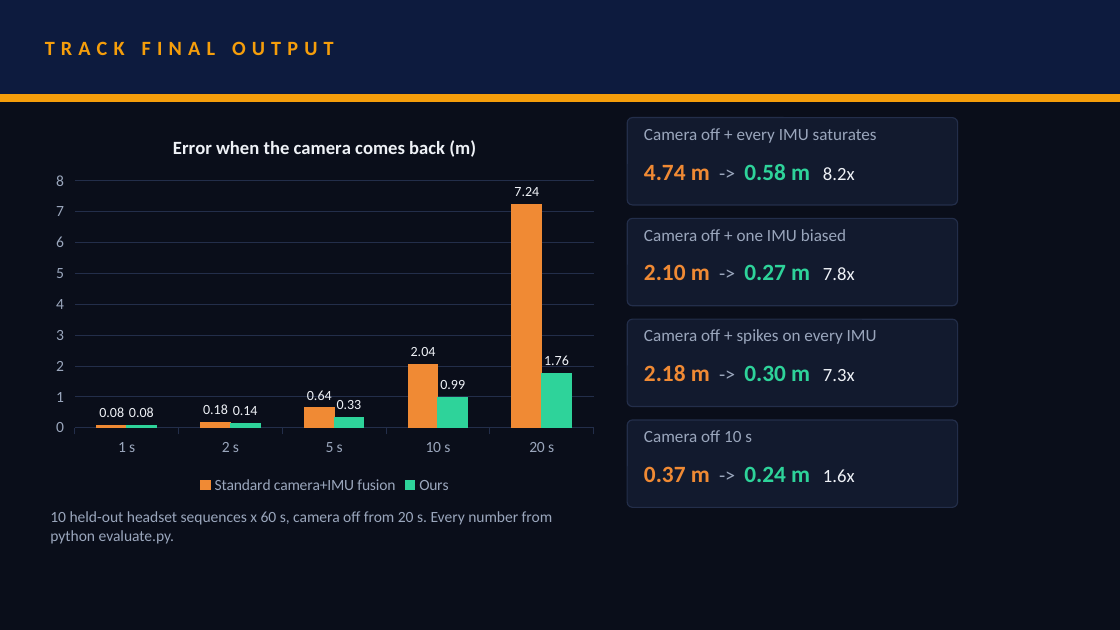
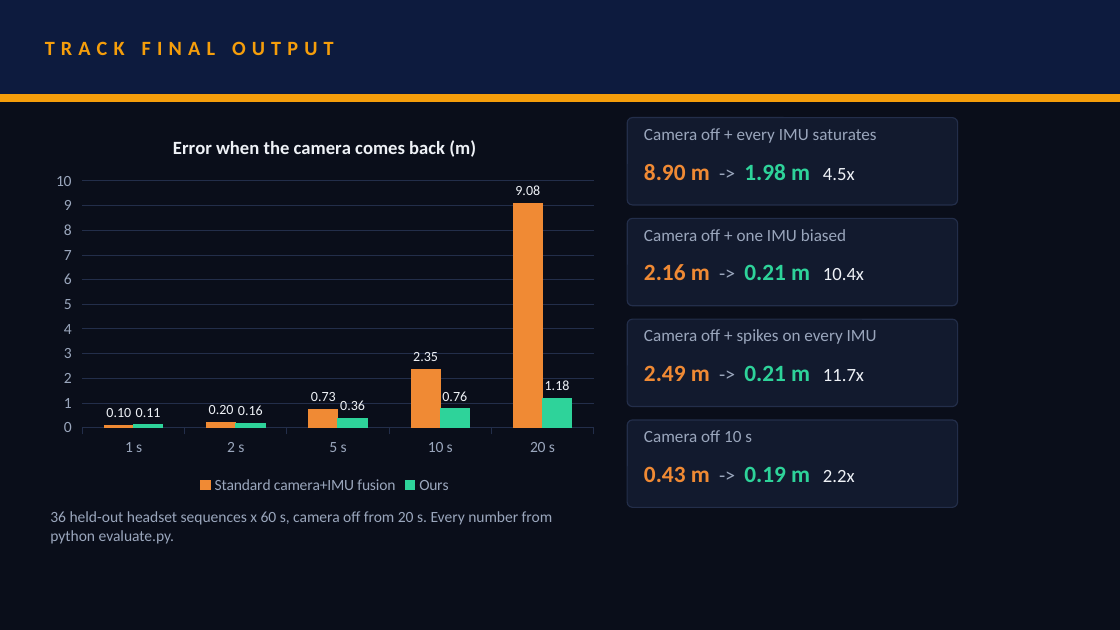
Before and after one commit to rehaanajani/pathfinder-xr, a slide deck: slide 5 of deck/PathFinder_SRMIST_CaliforniaBurrito.pptx. Drawn at 1120x630 pixels with LibreOffice and Linux fonts; fonts in the diff are those of the drawing. Boxes give left, top, right and bottom in pixels: in the first picture for what was removed or moved away, otherwise in the second. Text is boxed around its words. In the diff, an @@ line names an element or a change of style, - is before the commit and + after.

Commit message:
Rebuilt the deck from the 36-sequence results with a computed scoreboard

```diff
--- a/deck/PathFinder_SRMIST_CaliforniaBurrito.pptx
+++ b/deck/PathFinder_SRMIST_CaliforniaBurrito.pptx
@@ column chart at [45,118,605,498] @@
-Standard camera+IMU fusion: 0.08, 0.18, 0.64, 2.04, 7.24
+Standard camera+IMU fusion: 0.1, 0.2, 0.73, 2.35, 9.08
-Ours: 0.08, 0.14, 0.33, 0.99, 1.76
+Ours: 0.11, 0.16, 0.36, 0.76, 1.18
@@ text at [644,164,855,180]: text changed @@
-4.74 m -> 0.58 m 8.2x
+8.90 m -> 1.98 m 4.5x
@@ text at [644,264,864,280]: text changed @@
-2.10 m -> 0.27 m 7.8x
+2.16 m -> 0.21 m 10.4x
@@ text at [644,365,864,381]: text changed @@
-2.18 m -> 0.30 m 7.3x
+2.49 m -> 0.21 m 11.7x
@@ text at [644,466,855,482]: text changed @@
-0.37 m -> 0.24 m 1.6x
+0.43 m -> 0.19 m 2.2x
@@ text at [50,511,552,544]: text changed @@
-10 held-out headset sequences x 60 s, camera off from 20 s. Every number from python evaluate.py.
+36 held-out headset sequences x 60 s, camera off from 20 s. Every number from python evaluate.py.
```
Also in this commit, not shown: 1 other slide changed, 1 other file.
